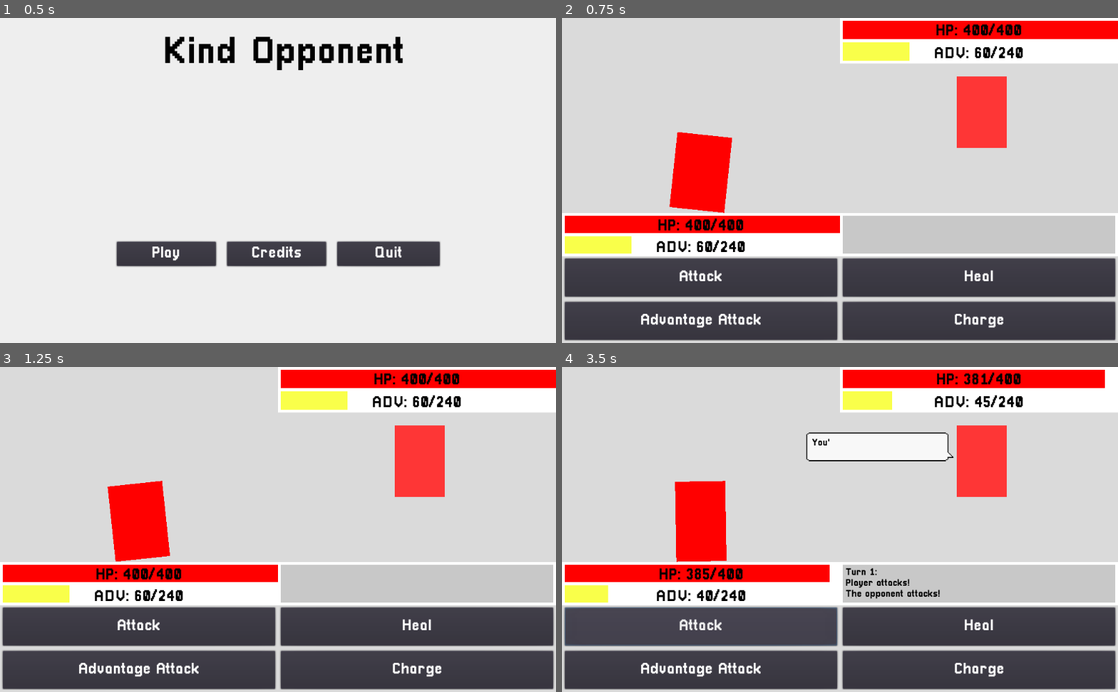
Above: before the commit, frames 1-4 (two rows, left to right).
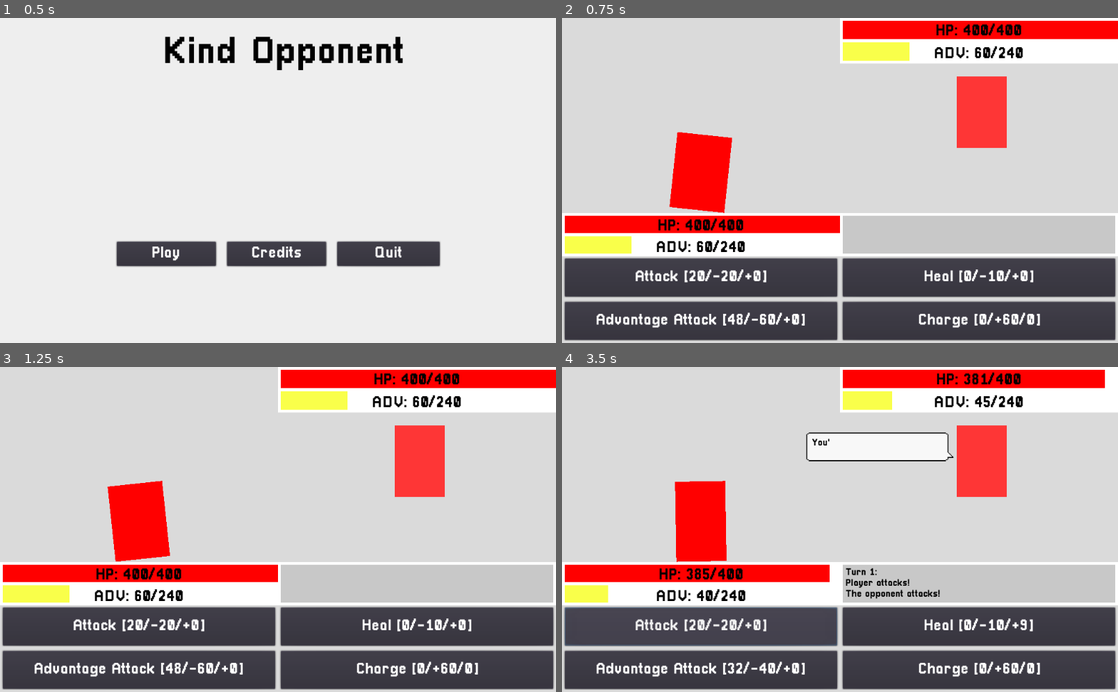
Above: after the commit, the same moments.

Repository: ArtlessAvian/kind-opponent
Game: Godot game, scene res://MainMenu.tscn
Same seed, same stepped clock (60 frames per second), same inputs: the game is played once before the commit and once after it.
Inputs:
- Up to frame 1 (0.5 s): no input
- Up to frame 2 (0.75 s): click "Play" at 0.5 s
- Up to frame 3 (1.25 s): no input
- Up to frame 4 (3.5 s): click "Attack" (after the commit: "Attack [20/-20/+0]") at 1.25 s; tap Enter (ui_accept) at 2, 2.27, 3.02 s

Frame 1 is identical in both runs. In frame 2, 2.2% of the frame differs, in the area x 6-86%, y 77-96%; in frame 3, 2.2%; in frame 4, 2.2%.

Commit message:
Add button numbers

Diff:
--- a/gameingame/moves/AdvantageAttack.gd
+++ b/gameingame/moves/AdvantageAttack.gd
@@ -3,10 +3,25 @@
 export (float, 0, 2) var efficiency = 0.8
 export (float, 0, 2) var regen = 0.03
 
+func _get_damage_value(user):
+	return user.advantage * efficiency
+
+func _get_advantage_cost(user, opportunity):
+	return (user.advantage / 2) if opportunity else user.advantage
+
+func _get_regen_value(user):
+	return regen * (user.max_health - user._health)
+
 func run(user, opponent, opportunity):
-	opponent.take_damage(user.advantage * efficiency)
+	opponent.take_damage(_get_damage_value(user))
 	user.advantage = (user.advantage / 2) if opportunity else 0
-	user.get_healed(regen * (user.max_health - user._health))
+	user.get_healed(_get_regen_value(user))
 
 func available(user):
 	return user.advantage > 0
+
+func summary(user, opportunity):
+	return 'Advantage Attack [%d/-%d/+%d]' % [_get_damage_value(user), _get_advantage_cost(user, opportunity), _get_regen_value(user)]
+
+func describe(user, opportunity):
+	return 'Uses all your advantage to deal damage.'
--- a/gameingame/moves/Charge.gd
+++ b/gameingame/moves/Charge.gd
@@ -1,6 +1,9 @@
 extends Node
 
 export (int, 0, 400) var charge = 60
+
+func _get_charge_value(user, opportunity):
+	return min(charge * (2 if opportunity else 1), user.max_adv - user.advantage)
 
 func run(user, opponent, opportunity):
 	user.advantage += charge * (2 if opportunity else 1)
@@ -9,3 +12,9 @@
 
 func available(user):
 	return user.advantage < user.max_adv
+
+func summary(user, opportunity):
+	return 'Charge [0/+%d/0]' % _get_charge_value(user, opportunity)
+
+func describe(user, opportunity):
+	return 'Builds advantage.'
--- a/gameingame/moves/GenericAttack.gd
+++ b/gameingame/moves/GenericAttack.gd
@@ -4,10 +4,29 @@
 export (int) var damage = 10
 export (float, 0, 2) var regen = 0.05
 
+func _get_damage_value(opportunity):
+	return damage * (2 if opportunity else 1)
+
+func _get_regen_value(user):
+	return regen * (user.max_health - user._health)
+
 func run(user, opponent, opportunity):
 	user.advantage -= advantage_cost
-	opponent.take_damage(damage * (2 if opportunity else 1))
-	user.get_healed(regen * (user.max_health - user._health))
+	opponent.take_damage(_get_damage_value(opportunity))
+	user.get_healed(_get_regen_value(user))
 
 func available(user):
 	return user.advantage >= advantage_cost
+
+func summary(user, opportunity):
+	return 'Attack [%d/-%d/+%d]' % [_get_damage_value(opportunity), advantage_cost, _get_regen_value(user)]
+
+func describe(user, opportunity):
+	return """
+		Does damage using some advantage.
+		Moderate health steal.
+		%s
+		Damage: %d
+		Advantage Cost: %d
+		Health Regen: %d
+	""" % ['PERFECT OPPORTUNITY: Double damage output\n' if opportunity else '', _get_damage_value(opportunity), advantage_cost, _get_regen_value(user)]
--- a/gameingame/moves/HealParryThing.gd
+++ b/gameingame/moves/HealParryThing.gd
@@ -3,9 +3,18 @@
 export (int) var advantage_cost = 10
 export (float, 0, 2) var regen = 0.6
 
+func _get_heal_value(user, opportunity):
+	return user.last_damage * regen * (2 if opportunity else 1)
+
 func run(user, opponent, opportunity):
 	user.advantage -= advantage_cost
-	user.get_healed(user.last_damage * regen * (2 if opportunity else 1))
+	user.get_healed(_get_heal_value(user, opportunity))
 
 func available(user):
 	return user.advantage >= advantage_cost
+
+func summary(user, opportunity):
+	return 'Heal [0/-%d/+%d]' % [advantage_cost, _get_heal_value(user, opportunity)]
+
+func describe(user, opportunity):
+	return 'Heals for a fraction of what was last dealt.'
--- a/gameingame/viewintegration/Button.gd
+++ b/gameingame/viewintegration/Button.gd
@@ -14,10 +14,14 @@
 	player = self.get_node(player_path)
 	battle = player.get_node("..")
 	move = player.get_node("Moves").get_child(move_id)
-	self.text = move.name
 	default_color = get("custom_colors/font_color")
 
 func _process(delta):
+	var opportunity = battle.opportunity_attack == move_id
+
 	self.disabled = (not move.available(player)) or player.is_dead() or player.get_parent().turn_state != null
-	set("custom_colors/font_color",opportunity_color if battle.opportunity_attack == move_id else default_color)
+	self.text = move.summary(player, opportunity)
+	self.hint_tooltip = move.describe(player, opportunity)
+
+	set("custom_colors/font_color",opportunity_color if opportunity else default_color)
 	# ----------------------------------------------------------------- the battle. ^^^^^^^^^^^^ nice
